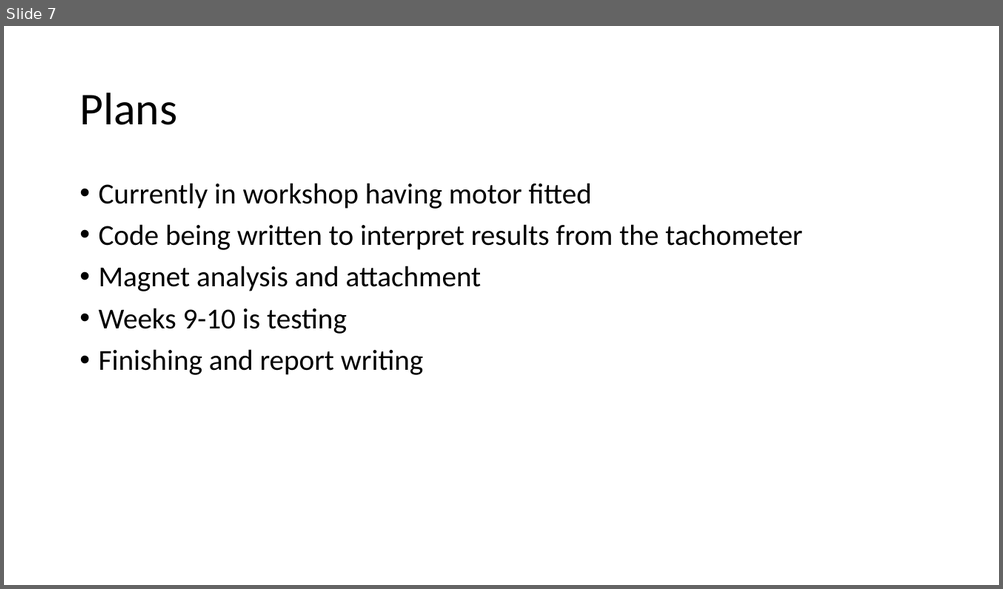
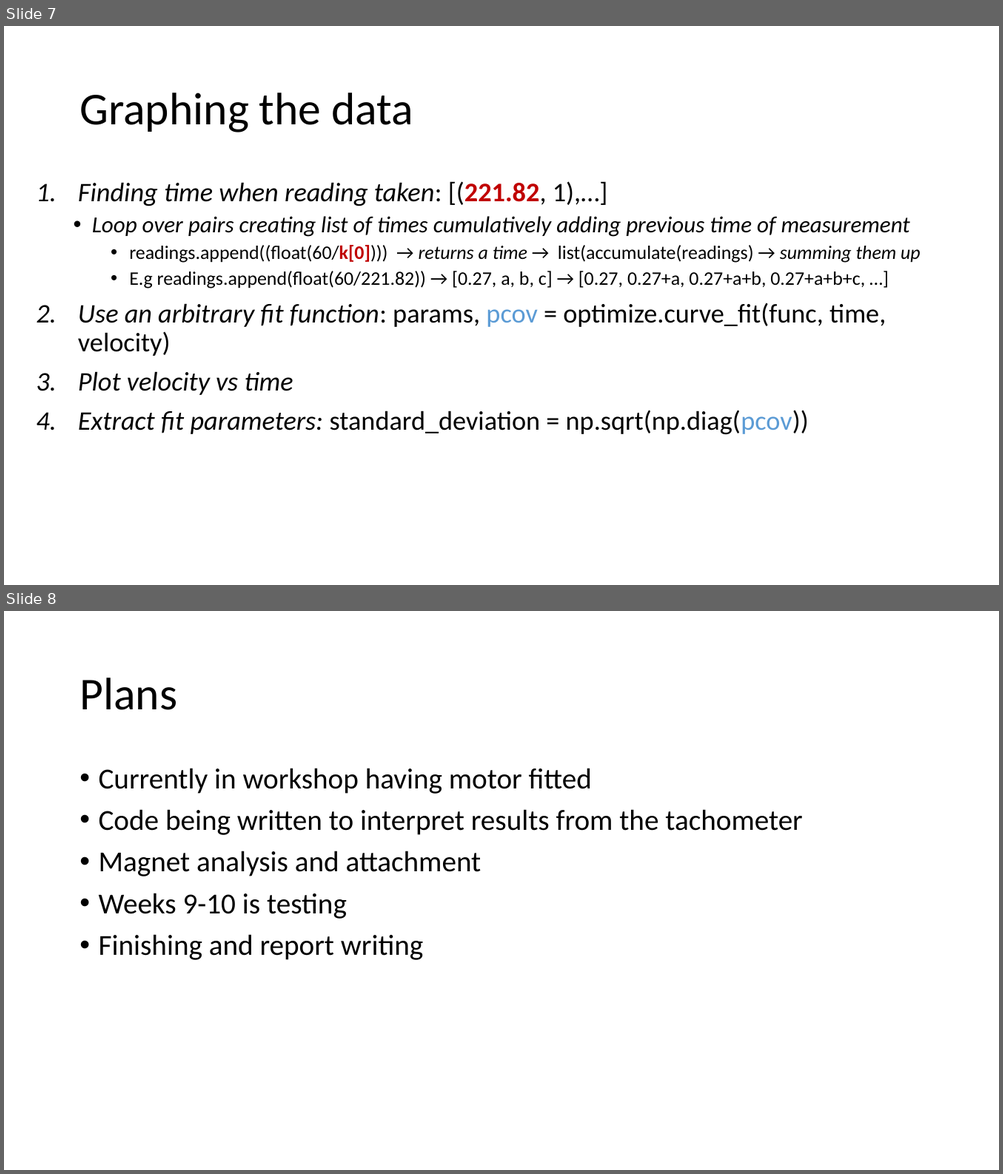
Before and after one commit to CharlotteElle/GyroProject, a slide deck: Project Presentation.pptx. Shown one above the other, each under a label of ours: slide 7 before the commit, slides 7 and 8 after it. The pictures are 1003x589 and 1003x1174 pixels, drawn with LibreOffice and Linux fonts; fonts in the diff are those of the drawing. Boxes give left, top, right and bottom in pixels: in the first picture for what was removed or moved away, otherwise in the second. Text is boxed around its words. In the diff, an @@ line names an element or a change of style, - is before the commit and + after.

```diff
--- a/Project Presentation.pptx
+++ b/Project Presentation.pptx
@@ slide 7 added at (x1=4, y1=26, x2=999, y2=585), background #FFFFFF @@
@@ title added at (x1=79, y1=93, x2=413, y2=133), 44 pt, text #000000 @@
+Graphing the data
@@ text added at (x1=78, y1=181, x2=920, y2=435), 25.9 pt, text #000000 @@
+1. Finding time when reading taken: [(221.82, 1),…]
+  • Loop over pairs creating list of times cumulatively adding previous time of measurement
+    • readings.append((float(60/k[0]))) → returns a time → list(accumulate(readings) → summing them up
+    • E.g readings.append(float(60/221.82)) → [0.27, a, b, c] → [0.27, 0.27+a, 0.27+a+b, 0.27+a+b+c, …]
+2. Use an arbitrary fit function: params, pcov = optimize.curve_fit(func, time, velocity)
+3. Plot velocity vs time
+4. Extract fit parameters: standard_deviation = np.sqrt(np.diag(pcov))
@@ what was slide 7 is now slide 8 @@
```
Also in this commit, not shown: 1 slide changed.
